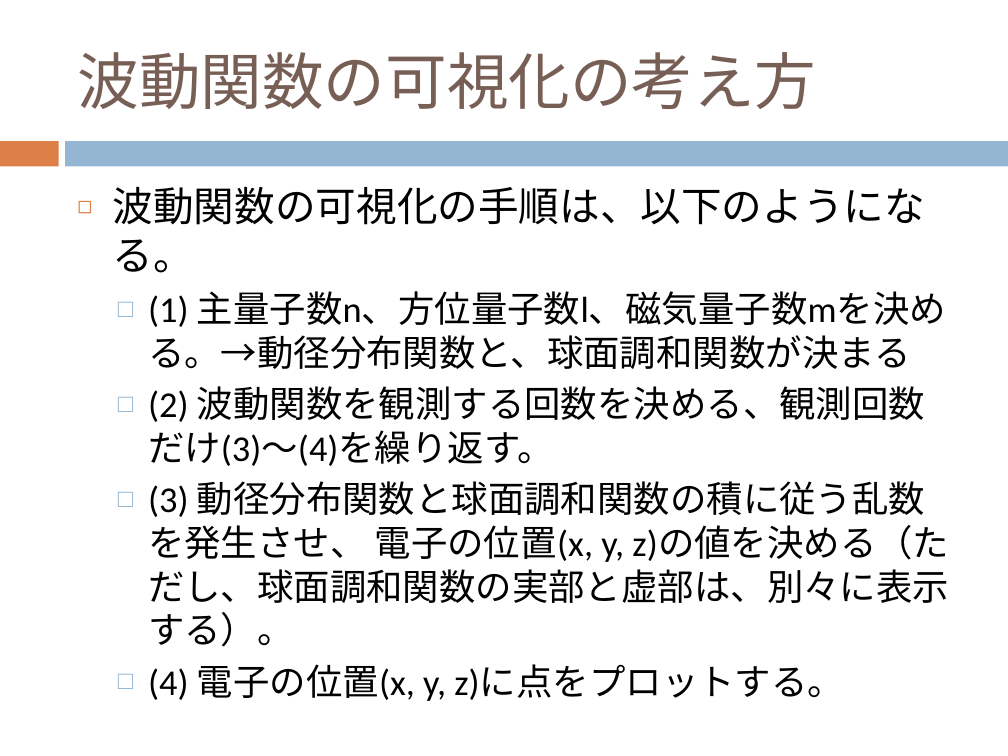
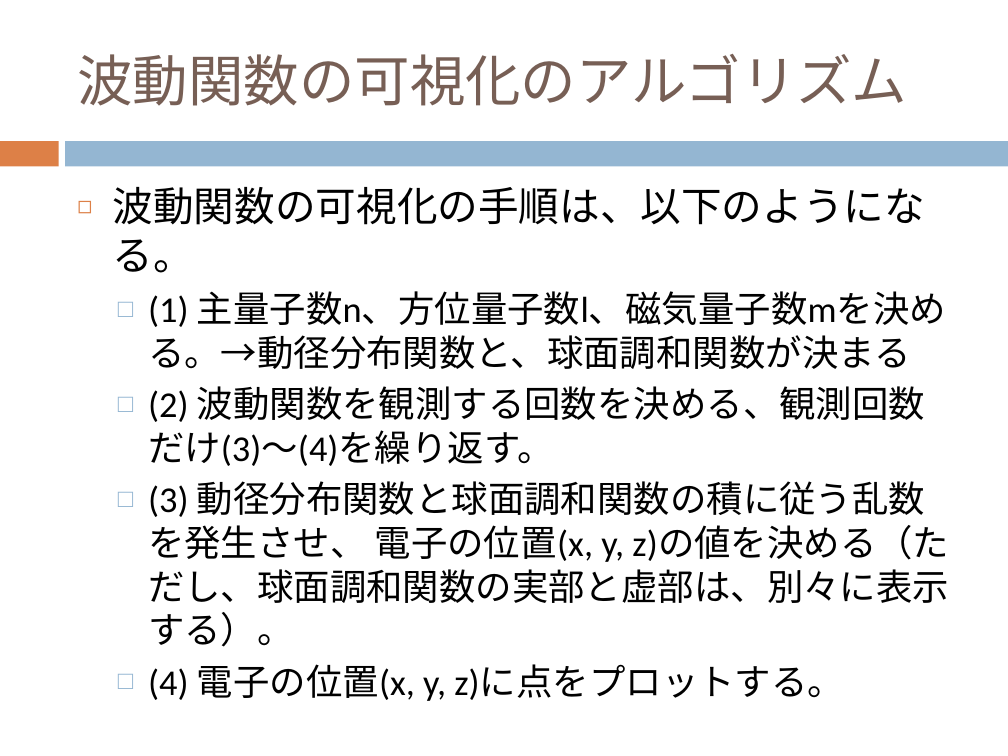
Before and after one commit to dc1394/fukui_sono3, a slide deck: slide 11 of 福井技術者の集い その3 発表資料スライド.pptx. Drawn at 1008x756 pixels with LibreOffice and Linux fonts; fonts in the diff are those of the drawing. Boxes give left, top, right and bottom in pixels: in the first picture for what was removed or moved away, otherwise in the second. Text is boxed around its words. In the diff, an @@ line names an element or a change of style, - is before the commit and + after.

```diff
--- a/福井技術者の集い その3 発表資料スライド.pptx
+++ b/福井技術者の集い その3 発表資料スライド.pptx
@@ title at (77, 54, 907, 106): text changed; size 44 to 39.6 pt @@
-波動関数の可視化の考え方
+波動関数の可視化のアルゴリズム
```
Also in this commit, not shown: 4 other slides changed, 1 slide added, 2 other files.
